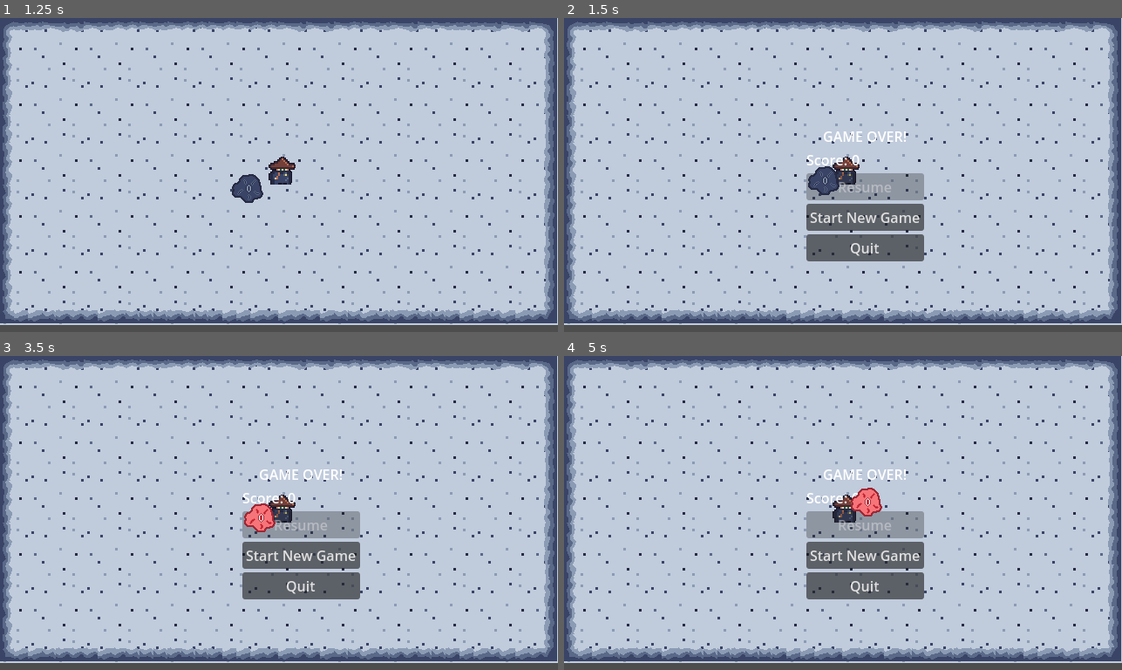
Above: before the commit, frames 1-4 (two rows, left to right).
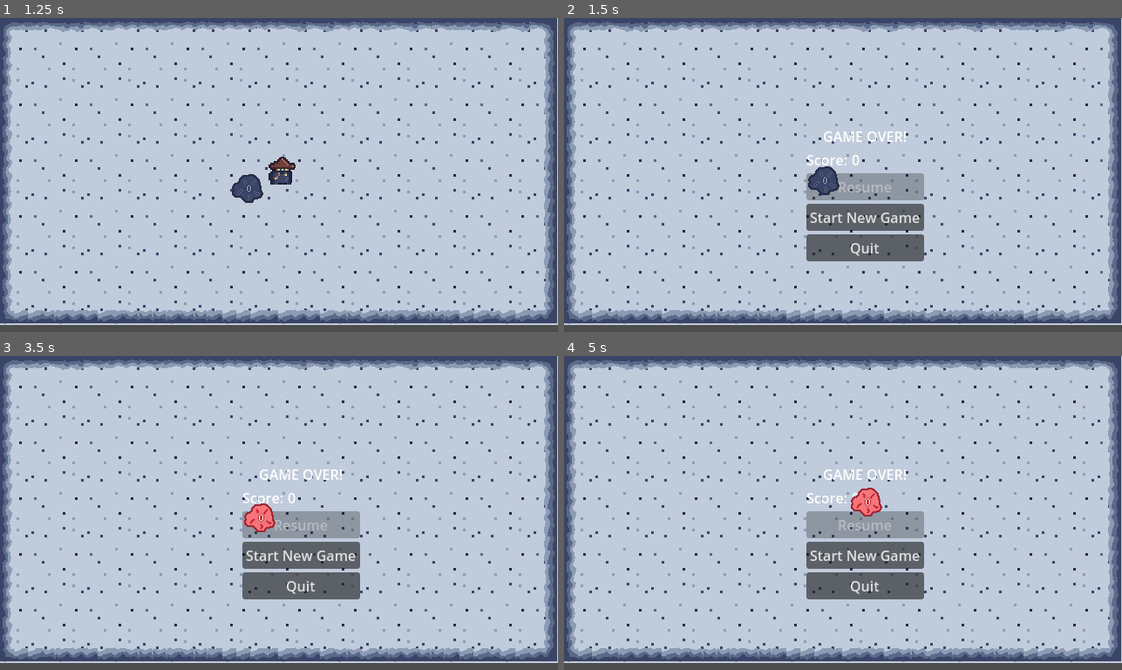
Above: after the commit, the same moments.

Repository: sthoni/winter_melonJam2023
Game: Godot game, scene res://level.tscn
Same seed, same stepped clock (60 frames per second), same inputs: the game is played once before the commit and once after it. Sound files missing from this copy of the repository are replaced by a short silence.
Inputs:
- Up to frame 1 (1.25 s): hold Right (cast_right) from 0.53 s (still down)
- Up to frame 2 (1.5 s): release Right (cast_right) at 1.28 s; hold Down (cast_down) from 1.28 s (still down)
- Up to frame 3 (3.5 s): release Down (cast_down) at 2 s; click "Start New Game" at 2 s; hold Right (cast_right) from 2.78 s (still down)
- Up to frame 4 (5 s): release Right (cast_right) at 3.5 s; click "Start New Game" at 3.5 s; hold Up (cast_up) from 4.28 s (still down)

Frame 1 is identical in both runs. In frame 2, 0.3% of the frame differs, in the area x 48-53%, y 44-54%; in frame 3, 0.3%; in frame 4, 0.3%.

Commit message:
HealthComponent mit HealthStats implementiert.

Diff:
--- a/Character.gd
+++ b/Character.gd
@@ -1,15 +1,36 @@
 extends CharacterBody2D
 class_name Character
 
-@export var stats: CharacterStats
+@export var stats: CharacterStats : set = set_character_stats
+@export var health_component: HealthComponent
 
 @onready var wand := $Wand
-@onready var health_component := $HealthComponent
-@onready var level := $"../"
 @onready var sprite := $Sprite2D
 
 func _ready():
 	pass
+
+
+func set_character_stats(value: CharacterStats) -> void:
+	stats = value.create_instance()
+
+	if not stats.stats_changed.is_connected(update_stats):
+		stats.stats_changed.connect(update_stats)
+
+	update_player()
+
+# Das wird nötig, wenn man noch ein UI-Element beim Player hat.
+func update_player() -> void:
+	if not stats is CharacterStats:
+		return
+	if not is_inside_tree():
+		await ready
+	update_stats()
+
+# Das wird nötig, wenn man noch ein UI-Element beim Player hat.
+func update_stats() -> void:
+	pass
+
 
 func cast():
 	wand.request_cast()
@@ -30,10 +51,6 @@
 	move_and_slide()
 
 
-func _on_health_component_health_depleted():
-	level.pauseMenu(true)
-
-
 func _on_area_2d_body_entered(body):
 	if body.is_in_group("enemies"):
-		health_component.reduce_health(200)
+		health_component.reduce_health(10)
--- a/Components/HealthComponent.gd
+++ b/Components/HealthComponent.gd
@@ -3,8 +3,7 @@
 
 signal health_depleted
 
-@export var MAX_HEALTH: int
-@onready var current_health: int = MAX_HEALTH
+@export var actor: CharacterBody2D
 @onready var is_invincible := false
 @onready var invincible_timer := $InvincibleTimer
 
@@ -20,19 +19,24 @@
 
 func reduce_health(amount):
 	if !is_invincible:
-		current_health -= amount
-		if current_health < 1:
-			current_health = 0
+		actor.stats.health_stats.take_damage(amount)
+		if actor.stats.health_stats.health < 1:
+			actor.stats.health_stats.set_health(0)
 			emit_signal("health_depleted")
+			if actor is Enemy:
+				Global._on_enemy_health_depleted()
+			elif actor is Character:
+				Events.player_died.emit()
+			actor.queue_free()
 		is_invincible = true
 		invincible_timer.start()
 
 
 func add_health(amount):
-	if current_health + amount < MAX_HEALTH:
-		current_health += amount
+	if actor.stats.health_stats.health + amount < actor.stats.health_stats.max_health:
+		actor.stats.health_stats.heal(amount)
 	else:
-		current_health = MAX_HEALTH
+		actor.stats.health_stats.health = actor.stats.health_stats.max_health
 
 
 func _on_invincible_timer_timeout():
--- a/Components/HealthComponent.tscn
+++ b/Components/HealthComponent.tscn
@@ -4,7 +4,6 @@
 
 [node name="HealthComponent" type="Node"]
 script = ExtResource("1_yd2yy")
-MAX_HEALTH = 20
 
 [node name="InvincibleTimer" type="Timer" parent="."]
 wait_time = 0.5
--- a/Components/MovementComponent.gd
+++ b/Components/MovementComponent.gd
@@ -22,7 +22,7 @@
 	if !step_playing && step_timer.is_stopped():
 		audio_player.play()
 		step_playing = true
-		step_timer.wait_time = 60.0 / actor.velocity.length()
+		step_timer.wait_time = 30.0 / actor.velocity.length()
 		step_timer.start()
 
 
--- a/autoload/events.gd
+++ b/autoload/events.gd
@@ -2,3 +2,12 @@
 
 # Charm-related events
 signal charm_cast(charm: Charm)
+
+
+# Player-related events
+signal player_hit
+signal player_died
+
+
+# Enemy-related events
+signal enemy_died(enemy: Enemy)
--- a/character.tres
+++ b/character.tres
@@ -1,5 +1,7 @@
-[gd_resource type="Resource" script_class="CharacterStats" load_steps=3 format=3 uid="uid://wjc0mmxfdygs"]
+[gd_resource type="Resource" script_class="CharacterStats" load_steps=5 format=3 uid="uid://wjc0mmxfdygs"]
 
+[ext_resource type="Resource" uid="uid://cmulok0i3lkiw" path="res://player_movement_stats.tres" id="1_aclax"]
+[ext_resource type="Resource" uid="uid://er3lepwb3o4v" path="res://player_health_stats.tres" id="1_eqy88"]
 [ext_resource type="Script" path="res://custom_resources/character_stats.gd" id="1_wwpm4"]
 [ext_resource type="Resource" uid="uid://df0aufk8wabt7" path="res://charms/player_charm_book.tres" id="2_8jd6r"]
 
@@ -9,4 +11,5 @@
 description = ""
 starting_charms = ExtResource("2_8jd6r")
 max_mana = 10
-max_health = 10
+movement_stats = ExtResource("1_aclax")
+health_stats = ExtResource("1_eqy88")
--- a/character.tscn
+++ b/character.tscn
@@ -1,23 +1,25 @@
 [gd_scene load_steps=11 format=3 uid="uid://b430b0ffb7o5l"]
 
 [ext_resource type="Script" path="res://Character.gd" id="1_d6u6j"]
+[ext_resource type="Resource" uid="uid://wjc0mmxfdygs" path="res://character.tres" id="2_07pdc"]
 [ext_resource type="Script" path="res://Wand.gd" id="2_t0h4w"]
 [ext_resource type="Texture2D" uid="uid://u7c5dckamxj8" path="res://assets/player.png" id="3_e6ta1"]
-[ext_resource type="PackedScene" uid="uid://wb64fs4i4iwv" path="res://Components/HealthComponent.tscn" id="5_7xr0c"]
 [ext_resource type="Script" path="res://player_movement_velocity_input.gd" id="5_be6xw"]
-[ext_resource type="Resource" uid="uid://cmulok0i3lkiw" path="res://player_movement_stats.tres" id="6_labsj"]
 [ext_resource type="PackedScene" uid="uid://cvmb3p78x728s" path="res://Components/MovementComponent.tscn" id="7_vvcke"]
 [ext_resource type="AudioStream" uid="uid://rmd4u127qfir" path="res://assets/audio/step.wav" id="8_632va"]
+[ext_resource type="PackedScene" uid="uid://wb64fs4i4iwv" path="res://Components/HealthComponent.tscn" id="9_eflpk"]
 
 [sub_resource type="CapsuleShape2D" id="CapsuleShape2D_jy0w3"]
 radius = 13.0
 
 [sub_resource type="CircleShape2D" id="CircleShape2D_s34f0"]
 
-[node name="Character" type="CharacterBody2D" groups=["player"]]
+[node name="Character" type="CharacterBody2D" node_paths=PackedStringArray("health_component") groups=["player"]]
 collision_layer = 2
 motion_mode = 1
 script = ExtResource("1_d6u6j")
+stats = ExtResource("2_07pdc")
+health_component = NodePath("HealthComponent")
 
 [node name="Wand" type="Marker2D" parent="."]
 unique_name_in_owner = true
@@ -36,8 +38,6 @@
 position = Vector2(0, 2)
 shape = SubResource("CapsuleShape2D_jy0w3")
 
-[node name="HealthComponent" parent="." instance=ExtResource("5_7xr0c")]
-
 [node name="CollisionShape2D" type="CollisionShape2D" parent="."]
 shape = SubResource("CircleShape2D_s34f0")
 
@@ -49,12 +49,13 @@
 [node name="PlayerMovementVelocityInput" type="Node" parent="." node_paths=PackedStringArray("actor")]
 script = ExtResource("5_be6xw")
 actor = NodePath("..")
-movement_stats = ExtResource("6_labsj")
 
 [node name="MovementComponent" parent="." node_paths=PackedStringArray("actor") instance=ExtResource("7_vvcke")]
 actor = NodePath("..")
 step_sound = ExtResource("8_632va")
 
+[node name="HealthComponent" parent="." node_paths=PackedStringArray("actor") instance=ExtResource("9_eflpk")]
+actor = NodePath("..")
+
 [connection signal="timeout" from="Wand/CastTimer" to="Wand" method="cast"]
 [connection signal="body_entered" from="Area2D" to="." method="_on_area_2d_body_entered"]
-[connection signal="health_depleted" from="HealthComponent" to="." method="_on_health_component_health_depleted"]
--- a/charms/plasmaball.gd
+++ b/charms/plasmaball.gd
@@ -1,6 +1,6 @@
 extends Charm
 
-var base_damage := 3
+var base_damage := 30
 
 func apply_effects(targets: Array[Node2D]) -> void:
 	var damage_effect := DamageEffect.new()
--- a/custom_resources/character_stats.gd
+++ b/custom_resources/character_stats.gd
@@ -23,20 +23,12 @@
 	self.mana = max_mana
 
 
-func take_damage(damage: int) -> void:
-	var initial_health := health
-	super.take_damage(damage)
-	if initial_health > health:
-		Events.player_hit.emit()
-
-
 func can_cast_charm(charm: Charm) -> bool:
 	return mana >= charm.cost
 
 
 func create_instance() -> Resource:
 	var instance: CharacterStats = self.duplicate()
-	instance.health = max_health
 	instance.reset_mana()
 	instance.charm_book = instance.starting_charms.duplicate(true)
 	return instance
--- /dev/null
+++ b/custom_resources/enemy_stats.gd
@@ -0,0 +1,6 @@
+extends Stats
+class_name EnemyStats
+
+@export_group("Visuals")
+@export var kind: Global.EnemyType
+@export var sprite: Texture
--- /dev/null
+++ b/custom_resources/health_stats.gd
@@ -0,0 +1,24 @@
+extends Resource
+class_name HealthStats
+
+signal health_stats_changed
+
+@export var max_health := 1
+
+var health: int : set = set_health
+
+func set_health(value : int) -> void:
+	health = clampi(value, 0, max_health)
+	health_stats_changed.emit()
+
+
+func take_damage(damage : int) -> void:
+	if damage <= 0:
+		return
+	var initial_damage = damage
+	damage = clampi(damage, 0, damage) # Da war ursprünglich noch Block drin
+	self.health -= damage
+
+
+func heal(amount : int) -> void:
+	self.health += amount
--- a/custom_resources/movement_stats.gd
+++ b/custom_resources/movement_stats.gd
@@ -5,3 +5,13 @@
 @export var max_speed: float = 300.0
 @export var acceleration: float = 1000.0
 @export var friction: float = 500.0
+
+
+func slow_down(amount: int) -> void:
+	if self.max_speed - amount > 0:
+		self.max_speed -= amount
+	else:
+		self.max_speed = 10
+
+func speed_up(amount: int) -> void:
+	self.max_speed += amount
--- a/custom_resources/stats.gd
+++ b/custom_resources/stats.gd
@@ -3,30 +3,13 @@
 
 signal stats_changed
 
-@export var max_health := 1
 @export var art: Texture
-
-var health: int : set = set_health
-
-
-func set_health(value : int) -> void:
-	health = clampi(value, 0, max_health)
-	stats_changed.emit()
-
-
-func take_damage(damage : int) -> void:
-	if damage <= 0:
-		return
-	var initial_damage = damage
-	damage = clampi(damage, 0, damage) # Da war ursprünglich noch Block drin
-	self.health -= damage
-
-
-func heal(amount : int) -> void:
-	self.health += amount
+@export var movement_stats: MovementStats
+@export var health_stats: HealthStats
 
 
 func create_instance() -> Resource:
 	var instance: Stats = self.duplicate()
-	instance.health = max_health
+	instance.movement_stats = movement_stats.duplicate(true)
+	instance.health_stats = health_stats.duplicate(true)
 	return instance
--- a/effects/damage_effect.gd
+++ b/effects/damage_effect.gd
@@ -9,4 +9,4 @@
 		if not target:
 			continue
 		if target.has_node("HealthComponent"):
-			target.health_component.reduce_health(amount)
+			target.get_node("HealthComponent").reduce_health(amount)
--- a/enemies/enemy.gd
+++ b/enemies/enemy.gd
@@ -1,13 +1,33 @@
 extends CharacterBody2D
 class_name Enemy
 
-@onready var health_component: HealthComponent = $HealthComponent
+@export var stats: EnemyStats
 @onready var color: Global.EnemyType
 
 # Called when the node enters the scene tree for the first time.
 func _ready():
-	motion_mode = CharacterBody2D.MOTION_MODE_FLOATING
+	pass
 
+
+func set_enemy_stats(value: EnemyStats) -> void:
+	stats = value.create_instance()
+
+	if not stats.stats_changed.is_connected(update_stats):
+		stats.stats_changed.connect(update_stats)
+
+	update_enemy()
+
+# Das wird nötig, wenn man noch ein UI-Element beim Player hat.
+func update_enemy() -> void:
+	if not stats is EnemyStats:
+		return
+	if not is_inside_tree():
+		await ready
+	update_stats()
+
+# Das wird nötig, wenn man noch ein UI-Element beim Player hat.
+func update_stats() -> void:
+	pass
 
 # Called every frame. 'delta' is the elapsed time since the previous frame.
 func _process(_delta):
@@ -16,8 +36,3 @@
 
 func _physics_process(_delta):
 	pass
-
-
-func _on_health_component_health_depleted():
-	Global._on_enemy_health_depleted()
-	queue_free()
--- a/enemies/enemy.tscn
+++ b/enemies/enemy.tscn
@@ -2,11 +2,11 @@
 
 [ext_resource type="Texture2D" uid="uid://bhsv71aw282lo" path="res://assets/enemy_proto.png" id="1_daqqq"]
 [ext_resource type="Script" path="res://enemies/enemy.gd" id="1_kc1q1"]
+[ext_resource type="Resource" uid="uid://1ob05378i6ru" path="res://enemies/enemy_stats.tres" id="2_sh3vp"]
 [ext_resource type="PackedScene" uid="uid://wb64fs4i4iwv" path="res://Components/HealthComponent.tscn" id="4_bk7j2"]
+[ext_resource type="Script" path="res://enemies/enemy_movement_velocity_ki.gd" id="4_f4wyv"]
 [ext_resource type="AudioStream" uid="uid://rmd4u127qfir" path="res://assets/audio/step.wav" id="5_aba5e"]
-[ext_resource type="Script" path="res://enemy_movement_velocity_ki.gd" id="5_f7054"]
 [ext_resource type="PackedScene" uid="uid://cvmb3p78x728s" path="res://Components/MovementComponent.tscn" id="6_h0hep"]
-[ext_resource type="Resource" uid="uid://coy5jvnkq8ot2" path="res://enemy_movement_stats.tres" id="6_rdo3t"]
 
 [sub_resource type="CircleShape2D" id="CircleShape2D_kbwjk"]
 radius = 16.0
@@ -16,6 +16,7 @@
 collision_mask = 7
 platform_floor_layers = 4294967040
 script = ExtResource("1_kc1q1")
+stats = ExtResource("2_sh3vp")
 
 [node name="CollisionShape2D" type="CollisionShape2D" parent="."]
 shape = SubResource("CircleShape2D_kbwjk")
@@ -23,12 +24,12 @@
 [node name="Sprite2D" type="Sprite2D" parent="."]
 texture = ExtResource("1_daqqq")
 
-[node name="HealthComponent" parent="." instance=ExtResource("4_bk7j2")]
+[node name="HealthComponent" parent="." node_paths=PackedStringArray("actor") instance=ExtResource("4_bk7j2")]
+actor = NodePath("..")
 
 [node name="EnemyMovementVelocityKi" type="Node" parent="." node_paths=PackedStringArray("actor")]
-script = ExtResource("5_f7054")
+script = ExtResource("4_f4wyv")
 actor = NodePath("..")
-movement_stats = ExtResource("6_rdo3t")
 
 [node name="MovementComponent" parent="." node_paths=PackedStringArray("actor") instance=ExtResource("6_h0hep")]
 actor = NodePath("..")
--- /dev/null
+++ b/enemies/enemy_movement_velocity_ki.gd
@@ -0,0 +1,18 @@
+extends Node
+
+class_name  EnemyMovementVelocityKi
+
+@export var actor: CharacterBody2D
+var player: Character
+
+func _ready() -> void:
+	pass
+
+func _physics_process(delta: float) -> void:
+	player = get_tree().get_first_node_in_group("player")
+	if player:
+		var direction = player.global_position - actor.position
+		if direction.length() > 0:
+			actor.velocity = actor.velocity.move_toward(direction.normalized() * actor.stats.movement_stats.max_speed, actor.stats.movement_stats.acceleration * delta)
+		else:
+			actor.velocity = actor.velocity.move_toward(Vector2.ZERO, actor.stats.movement_stats.friction * delta)
--- /dev/null
+++ b/enemies/enemy_stats.tres
@@ -0,0 +1,18 @@
+[gd_resource type="Resource" script_class="EnemyStats" load_steps=6 format=3 uid="uid://1ob05378i6ru"]
+
+[ext_resource type="Texture2D" uid="uid://ludkg37uq54m" path="res://assets/enemy_red.png" id="1_dbd4i"]
+[ext_resource type="Script" path="res://custom_resources/enemy_stats.gd" id="1_rvrsy"]
+[ext_resource type="Resource" uid="uid://coy5jvnkq8ot2" path="res://enemies/enemy_movement_stats.tres" id="1_u1rcc"]
+[ext_resource type="Script" path="res://custom_resources/health_stats.gd" id="2_yubcn"]
+
+[sub_resource type="Resource" id="Resource_0a1fg"]
+script = ExtResource("2_yubcn")
+max_health = 5
+
+[resource]
+script = ExtResource("1_rvrsy")
+kind = 0
+sprite = ExtResource("1_dbd4i")
+art = ExtResource("1_dbd4i")
+movement_stats = ExtResource("1_u1rcc")
+health_stats = SubResource("Resource_0a1fg")
--- a/enemy_movement_velocity_ki.gd
+++ /dev/null
@@ -1,17 +0,0 @@
-extends Node
-
-class_name  EnemyMovementVelocityKi
-
-@export var actor: CharacterBody2D
-@export var movement_stats: MovementStats
-var player: Character
-
-func _ready() -> void:
-	player = get_tree().get_first_node_in_group("player")
-
-func _physics_process(delta: float) -> void:
-	var direction = player.global_position - actor.position
-	if direction.length() > 0:
-		actor.velocity = actor.velocity.move_toward(direction.normalized() * movement_stats.max_speed, movement_stats.acceleration * delta)
-	else:
-		actor.velocity = actor.velocity.move_toward(Vector2.ZERO, movement_stats.friction * delta)
--- a/level.gd
+++ b/level.gd
@@ -15,6 +15,7 @@
 	spawn_enemies(active_level)
 	Global.kill.connect(level_up)
 	MusicPlayer.play(music, true)
+	Events.player_died.connect(pauseMenu.bind(true))
 
 
 # Called every frame. 'delta' is the elapsed time since the previous frame.
--- /dev/null
+++ b/player_health_stats.tres
@@ -0,0 +1,7 @@
+[gd_resource type="Resource" script_class="HealthStats" load_steps=2 format=3 uid="uid://er3lepwb3o4v"]
+
+[ext_resource type="Script" path="res://custom_resources/health_stats.gd" id="1_x158u"]
+
+[resource]
+script = ExtResource("1_x158u")
+max_health = 20
--- a/player_movement_velocity_input.gd
+++ b/player_movement_velocity_input.gd
@@ -3,7 +3,6 @@
 class_name  PlayerMovementVelocityInput
 
 @export var actor: CharacterBody2D
-@export var movement_stats: MovementStats
 
 func _physics_process(delta: float) -> void:
 	var input := Input.get_vector("ui_left", "ui_right", "ui_up", "ui_down")
@@ -12,6 +11,6 @@
 	elif input.x > 0:
 		actor.sprite.frame = 0
 	if input.length() > 0:
-		actor.velocity = actor.velocity.move_toward(input * movement_stats.max_speed, movement_stats.acceleration * delta)
+		actor.velocity = actor.velocity.move_toward(input * actor.stats.movement_stats.max_speed, actor.stats.movement_stats.acceleration * delta)
 	else:
-		actor.velocity = actor.velocity.move_toward(Vector2.ZERO, movement_stats.friction * delta)
+		actor.velocity = actor.velocity.move_toward(Vector2.ZERO, actor.stats.movement_stats.friction * delta)
Renamed: enemy_movement_stats.tres -> enemies/enemy_movement_stats.tres
